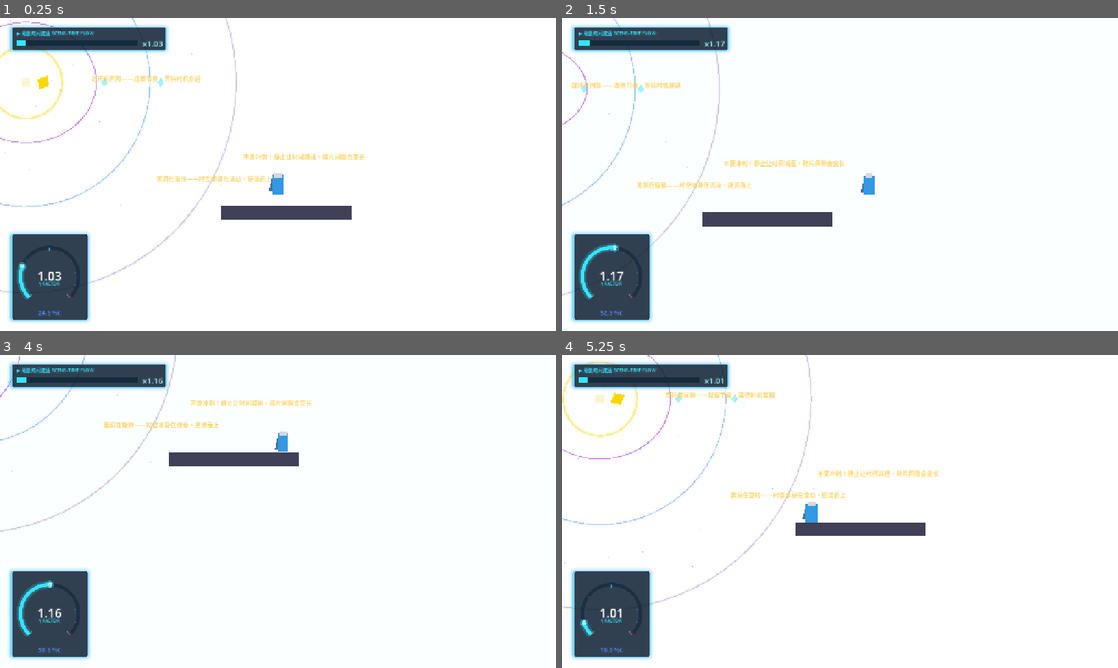
Above: before the commit, frames 1-4 (two rows, left to right).
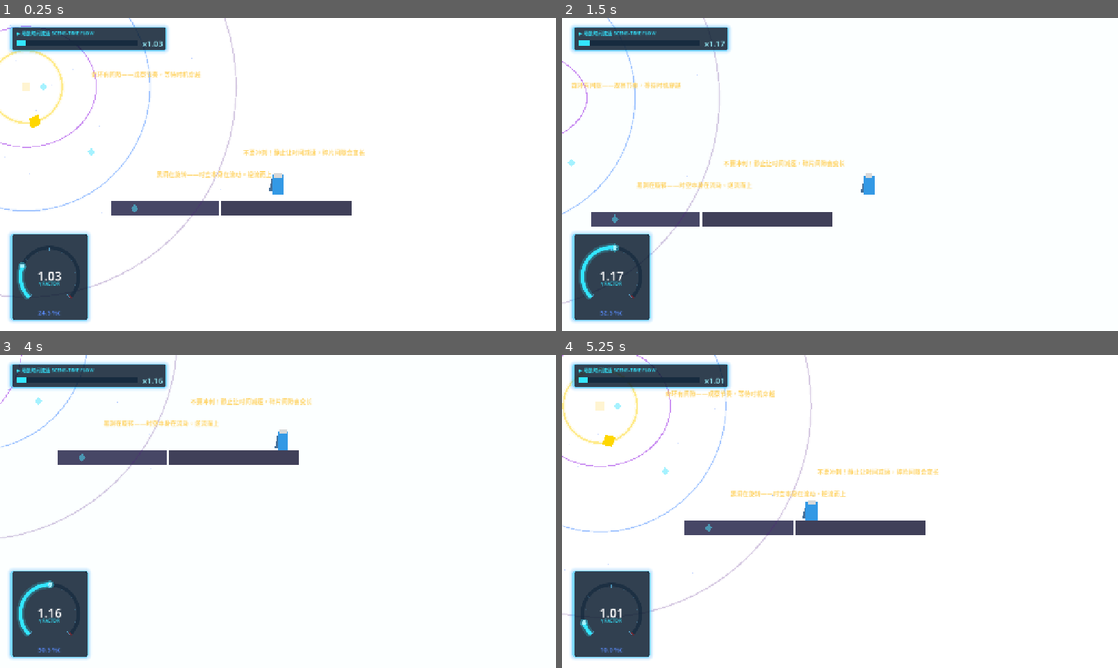
Above: after the commit, the same moments.

Repository: moss-550-w/Relativity-Puzzle
Game: Godot game, scene res://scenes/world_2_gravity/boss_ker_blackhole.tscn
Two runs of this game, one before a commit and one after it. Both use one fixed random seed, a clock stepped at 60 frames per second and the inputs below. This scene is started directly instead of the project's main scene.
Inputs:
- Up to frame 1 (0.25 s): no input
- Up to frame 2 (1.5 s): hold D (move_right) from 0.53 s (still down); tap F (grab) at 0.6 s; tap Space (jump) at 0.77 s; tap Shift (sprint) at 1.35 s
- Up to frame 3 (4 s): tap Space (jump) at 1.52, 3.02, 3.77 s; release D (move_right) at 2.03 s; hold A (move_left) 2.03-2.78 s; tap F (grab) at 2.1, 3.6 s; tap Enter at 2.75 s; hold D (move_right) from 2.78 s (still down); tap Shift (sprint) at 2.85 s; tap R (reset_puzzle) at 3.5 s
- Up to frame 4 (5.25 s): release D (move_right) at 4.28 s; hold A (move_left) 4.28-5.03 s; tap Shift (sprint) at 4.35 s; tap Space (jump) at 4.52 s; hold D (move_right) from 5.03 s (still down); tap F (grab) at 5.1 s

The runs differ from the first frame. In frame 1, 4.3% of the frame differs, in the area x 0-66%, y 0-90%; in frame 2, 1.5%; in frame 3, 2.2%; in frame 4, 3.4%.

Commit message:
refactor(kerr黑洞): 优化检查点碰撞尺寸与场景配置
1. 给创建检查点的函数添加可自定义半径参数，为cp1设置更大覆盖范围
2. 调整关卡出生平台、黑洞位置与碎片坐标
3. 新增靠近黑洞的平台区域，修正场景资源加载步骤与节点布局

Diff:
--- a/scenes/world_2_gravity/boss_ker_blackhole.tscn
+++ b/scenes/world_2_gravity/boss_ker_blackhole.tscn
@@ -1,19 +1,21 @@
-[gd_scene format=3 uid="uid://bkerrbh001"]
+[gd_scene load_steps=7 format=3 uid="uid://bkerrbh001"]
 
-[ext_resource type="Script" path="res://scenes/world_2_gravity/boss_ker_blackhole.gd" id="1_ctrl"]
-[ext_resource type="Script" path="res://scripts/mechanics/kerr_black_hole.gd" id="2_kerr"]
-[ext_resource type="Script" path="res://scripts/objects/time_fragment.gd" id="3_tf"]
+[ext_resource type="Script" uid="uid://trf1em0c1t2o" path="res://scenes/world_2_gravity/boss_ker_blackhole.gd" id="1_ctrl"]
+[ext_resource type="Script" uid="uid://5ymeg625jcpw" path="res://scripts/mechanics/kerr_black_hole.gd" id="2_kerr"]
+[ext_resource type="Script" uid="uid://bwpn761fruv7p" path="res://scripts/objects/time_fragment.gd" id="3_tf"]
 
 [sub_resource type="RectangleShape2D" id="Floor_Start"]
 size = Vector2(300, 32)
 
+[sub_resource type="RectangleShape2D" id="Floor_Approach"]
+size = Vector2(250, 32)
+
 [sub_resource type="RectangleShape2D" id="Floor_End"]
-size = Vector2(200, 32)
+size = Vector2(80, 32)
 
-; ===== Level Root =====
 [node name="BossKerBlackHole" type="Node2D"]
 script = ExtResource("1_ctrl")
-player_spawn = Vector2(680, 520)
+player_spawn = Vector2(680, 530)
 fall_y = 900.0
 level_center_x = 350.0
 level_width = 1500.0
@@ -21,9 +23,7 @@
 你是第一个穿过奇环而未解体的观测者。
 旋转黑洞不是科幻——它是爱因斯坦场方程的精确解。
 克尔度规，1963。"
-next_level_path = ""
 
-; ===== 出生平台 (x=550~850, y=620) =====
 [node name="FloorStart" type="StaticBody2D" parent="."]
 position = Vector2(700, 620)
 collision_mask = 0
@@ -38,22 +38,34 @@
 offset_bottom = 16.0
 color = Color(0.25, 0.25, 0.35, 1)
 
-; ===== 克尔黑洞 (x=0, y=300 为场景中心) =====
+[node name="FloorApproach" type="StaticBody2D" parent="."]
+position = Vector2(420, 620)
+collision_mask = 0
+
+[node name="ColApproach" type="CollisionShape2D" parent="FloorApproach"]
+shape = SubResource("Floor_Approach")
+
+[node name="VisApproach" type="ColorRect" parent="FloorApproach"]
+offset_left = -125.0
+offset_top = -16.0
+offset_right = 125.0
+offset_bottom = 16.0
+color = Color(0.28, 0.28, 0.4, 1)
+
 [node name="KerrBlackHole" type="Node2D" parent="."]
-position = Vector2(100, 320)
+position = Vector2(100, 340)
 script = ExtResource("2_kerr")
 ring_radius = 80.0
 inner_horizon_radius = 150.0
 outer_horizon_radius = 280.0
 ergosphere_radius = 480.0
 drag_force = 240.0
-checkpoint_1_pos = Vector2(310, 0)
-checkpoint_2_pos = Vector2(180, 0)
+checkpoint_1_pos = Vector2(250, 280)
+checkpoint_2_pos = Vector2(150, 150)
 core_pos = Vector2(40, 0)
 
-; ===== 核心碎片 (奇环内部) =====
 [node name="CoreFragment" type="Area2D" parent="."]
-position = Vector2(140, 320)
+position = Vector2(120, 420)
 collision_mask = 2
 script = ExtResource("3_tf")
 codex_id = "ring_singularity"
--- a/scripts/mechanics/kerr_black_hole.gd
+++ b/scripts/mechanics/kerr_black_hole.gd
@@ -218,16 +218,16 @@
 # ============================================================
 
 func _create_checkpoints() -> void:
-	_make_checkpoint("cp1", checkpoint_1_pos)
+	_make_checkpoint("cp1", checkpoint_1_pos, 100.0)   # 大范围覆盖外视界入口
 	_make_checkpoint("cp2", checkpoint_2_pos)
 	_make_checkpoint("core", core_pos)
 
 
-func _make_checkpoint(id: String, pos: Vector2) -> void:
+func _make_checkpoint(id: String, pos: Vector2, radius: float = 24.0) -> void:
 	var cp := Area2D.new(); cp.name = "CP_" + id
 	cp.collision_layer = 0; cp.collision_mask = 2; cp.position = pos
 	var col := CollisionShape2D.new()
-	var circle := CircleShape2D.new(); circle.radius = 24.0
+	var circle := CircleShape2D.new(); circle.radius = radius
 	col.shape = circle; cp.add_child(col)
 	cp.body_entered.connect(func(_b): _on_checkpoint(id, pos))
 	add_child(cp)
